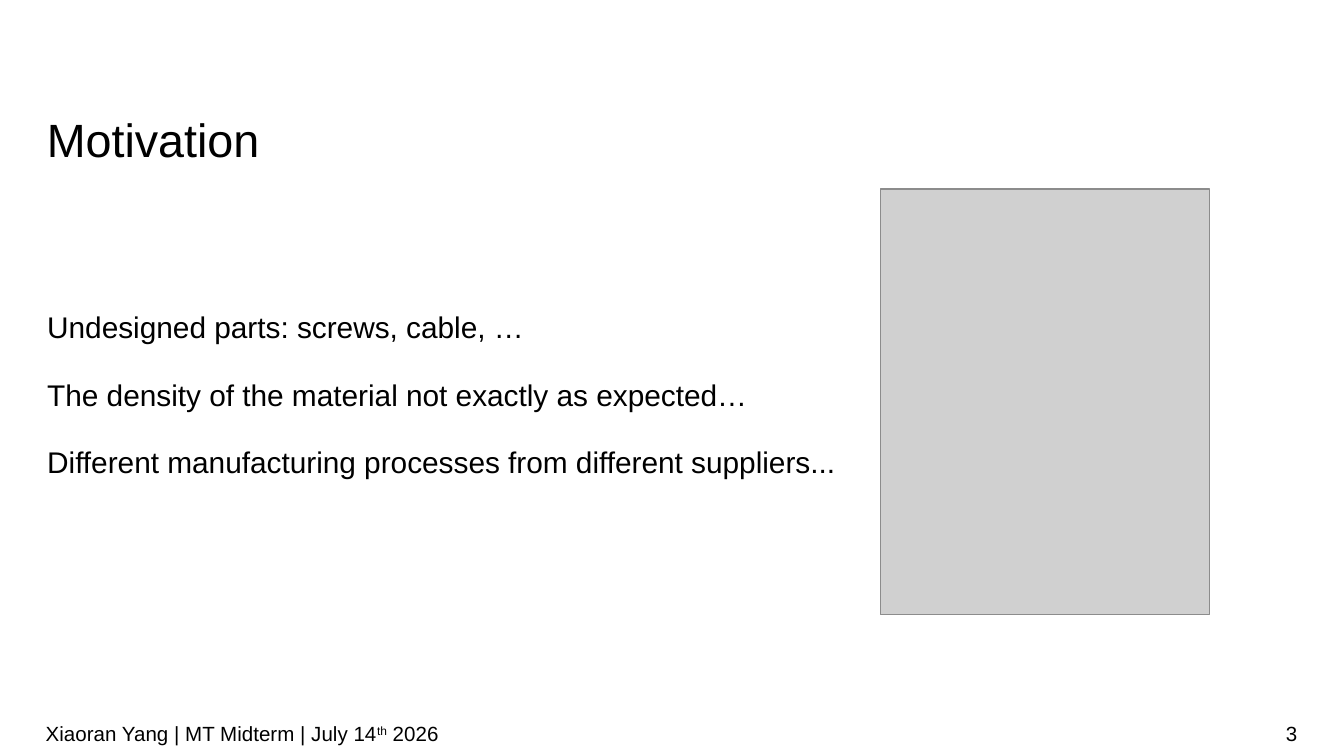
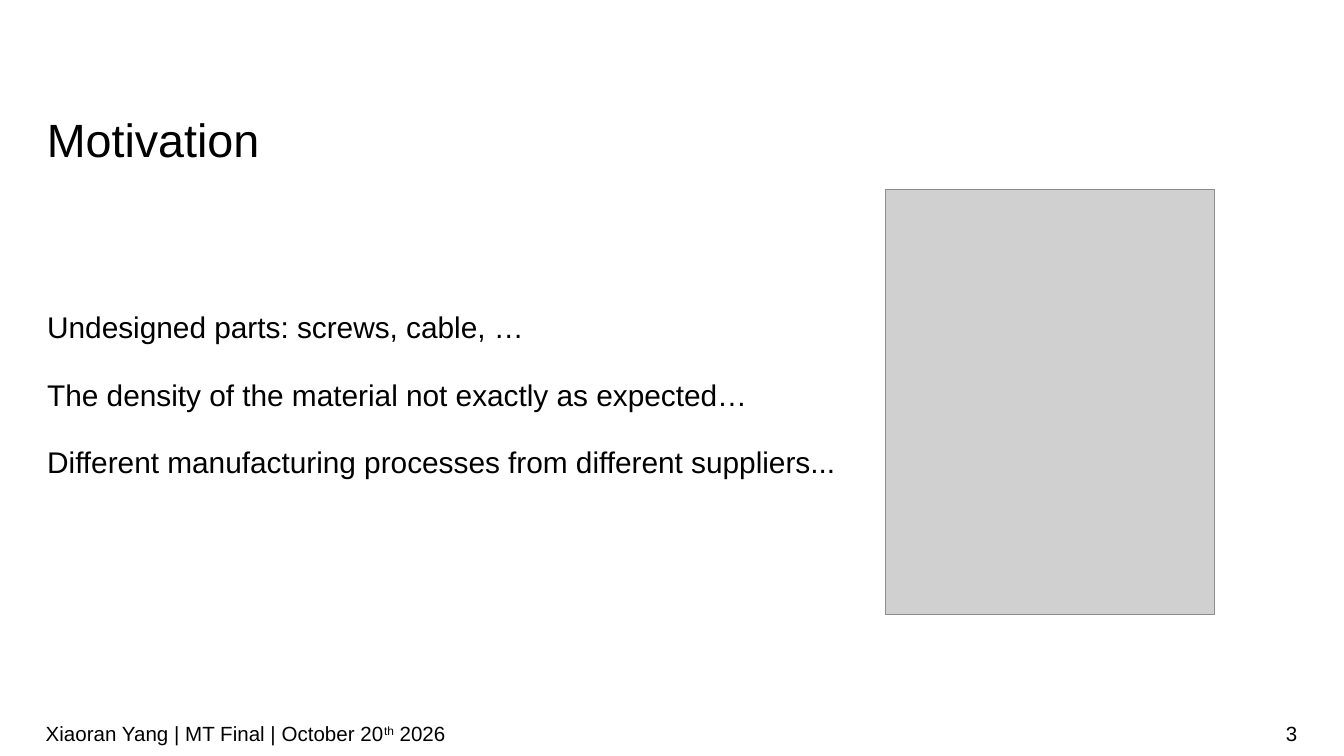
Before and after one commit to IDoccupled/identification, a slide deck: slide 3 of presentation/Midterm.odp. Drawn at 1344x756 pixels with LibreOffice and Linux fonts; fonts in the diff are those of the drawing; grey boxes stand for pictures; background and template pictures are left out. Boxes give left, top, right and bottom in pixels: in the first picture for what was removed or moved away, otherwise in the second. Text is boxed around its words. In the diff, an @@ line names an element or a change of style, - is before the commit and + after.

```diff
--- a/presentation/Midterm.odp
+++ b/presentation/Midterm.odp
@@ picture: place and size @@
-picture at box(880, 190, 1210, 616)
+picture at box(886, 190, 1215, 616)
@@ text at box(46, 726, 446, 746): text changed @@
-Xiaoran Yang | MT Midterm | July 14th 2026
+Xiaoran Yang | MT Final | October 20th 2026
```
Also in this commit, not shown: 6 other slides changed, 2 slides added, 3 slides removed.
